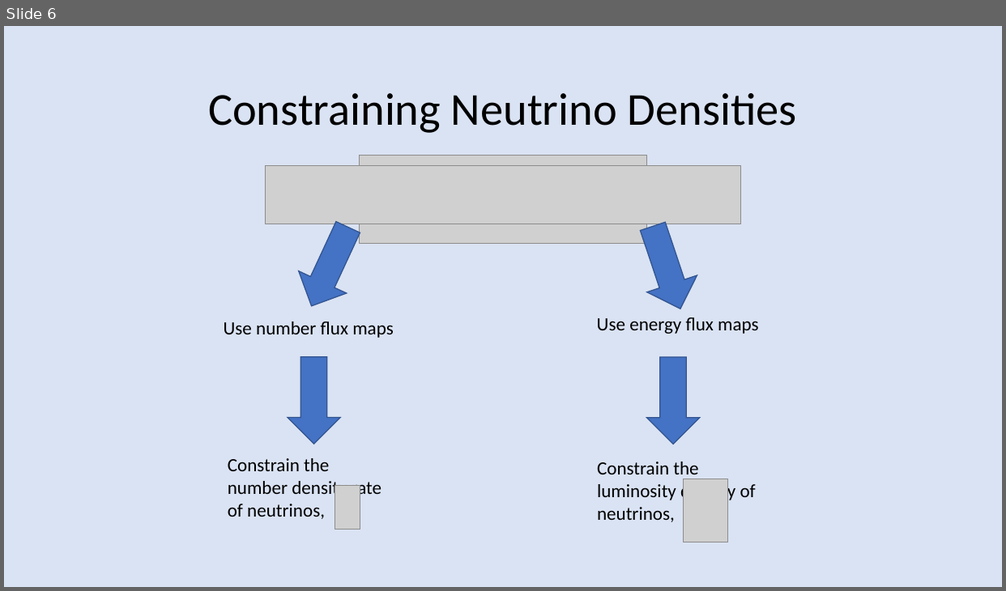
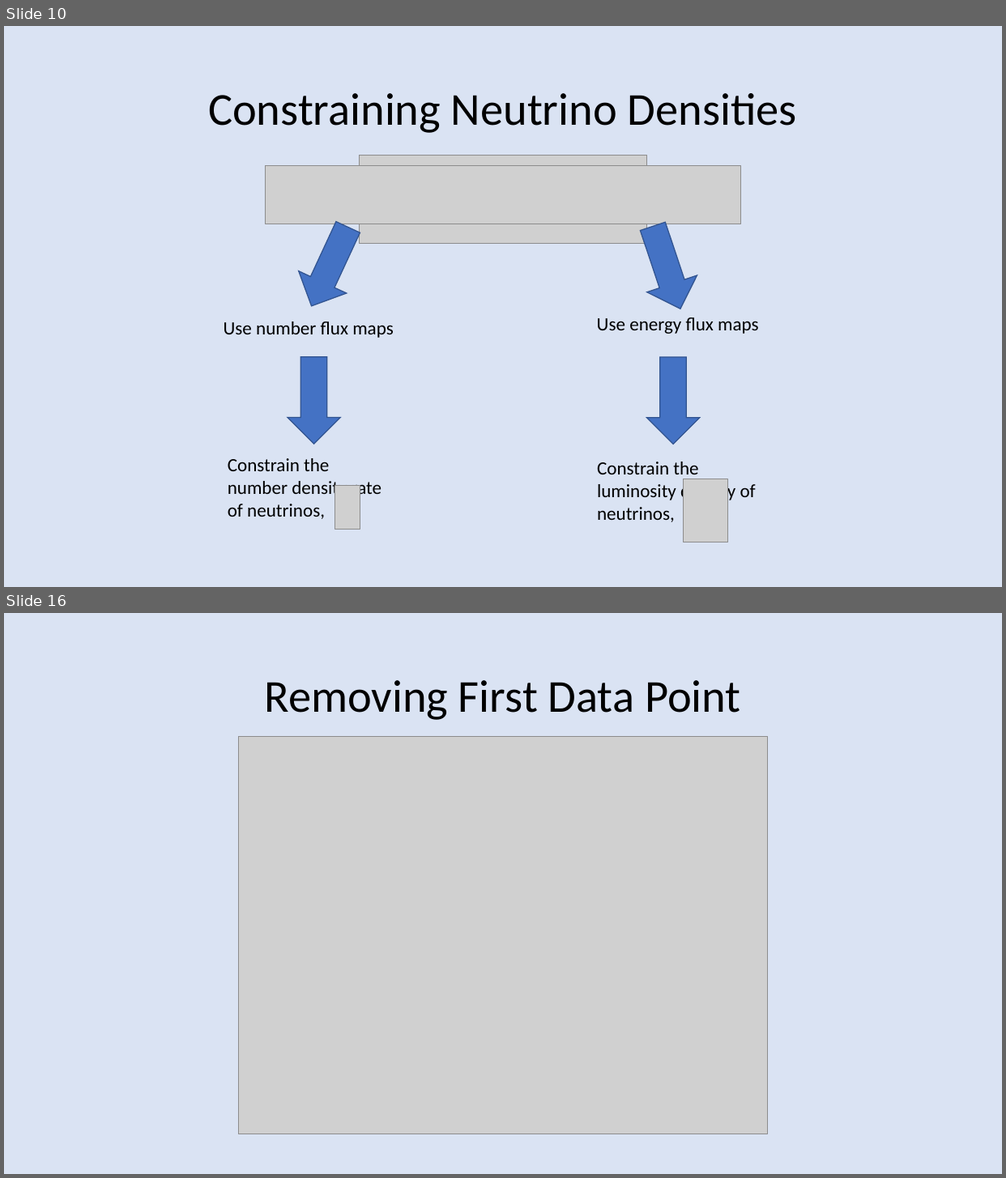
Before and after one commit to BenGPatterson/NeutrinoCrossCorrelations, a slide deck: Nuxcorr_slides.pptx. Shown one above the other, each under a label of ours: slide 6 before the commit, slides 10 and 16 after it; the slides between them are not shown. The pictures are 1006x591 and 1006x1178 pixels, drawn with LibreOffice and Linux fonts; fonts in the diff are those of the drawing; grey boxes stand for pictures. Boxes give left, top, right and bottom in pixels: in the first picture for what was removed or moved away, otherwise in the second. Text is boxed around its words. In the diff, an @@ line names an element or a change of style, - is before the commit and + after.

```diff
--- a/Nuxcorr_slides.pptx
+++ b/Nuxcorr_slides.pptx
@@ slide 16 added at [4,613,1002,1174], background #DAE3F3 @@
@@ title added at [264,680,741,720], 44 pt, text #000000 @@
+Removing First Data Point
@@ picture added at [238,736,768,1134] @@
@@ what was slide 6 is now slide 10 @@
```
Also in this commit, not shown: 10 other slides added.
